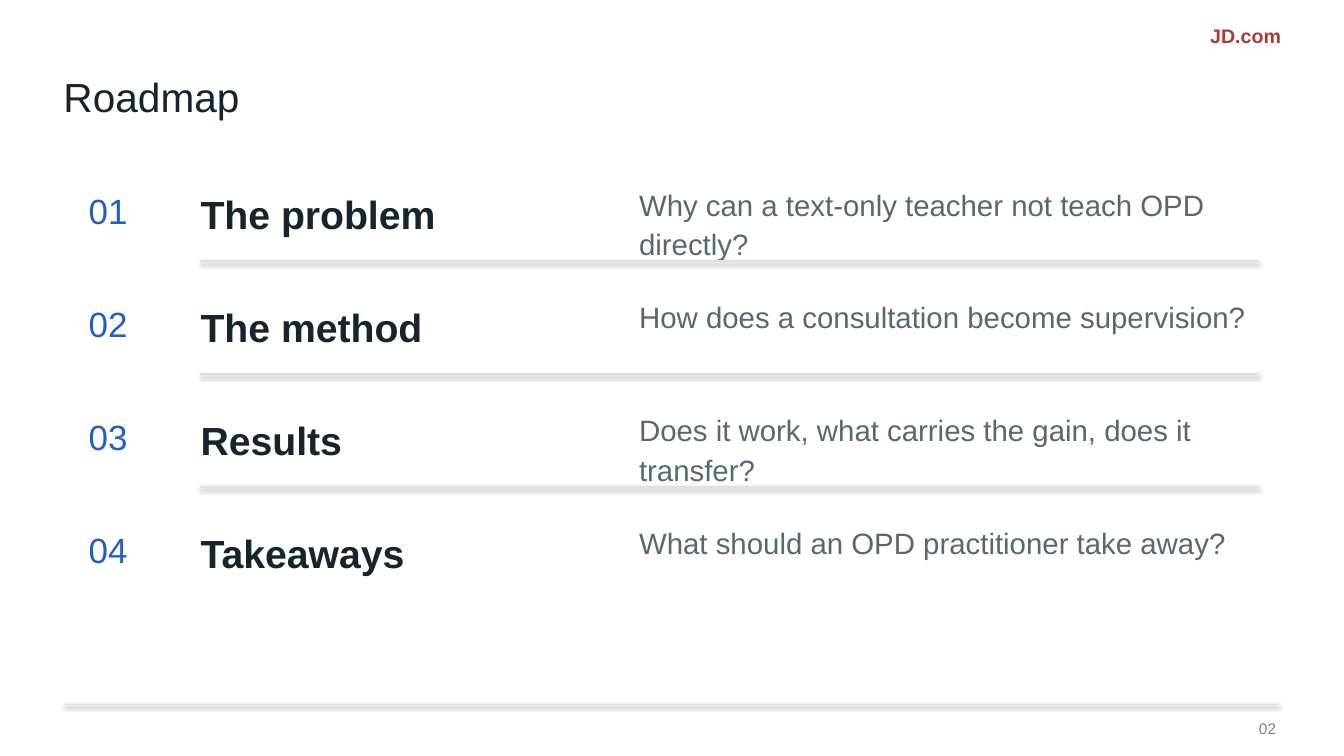
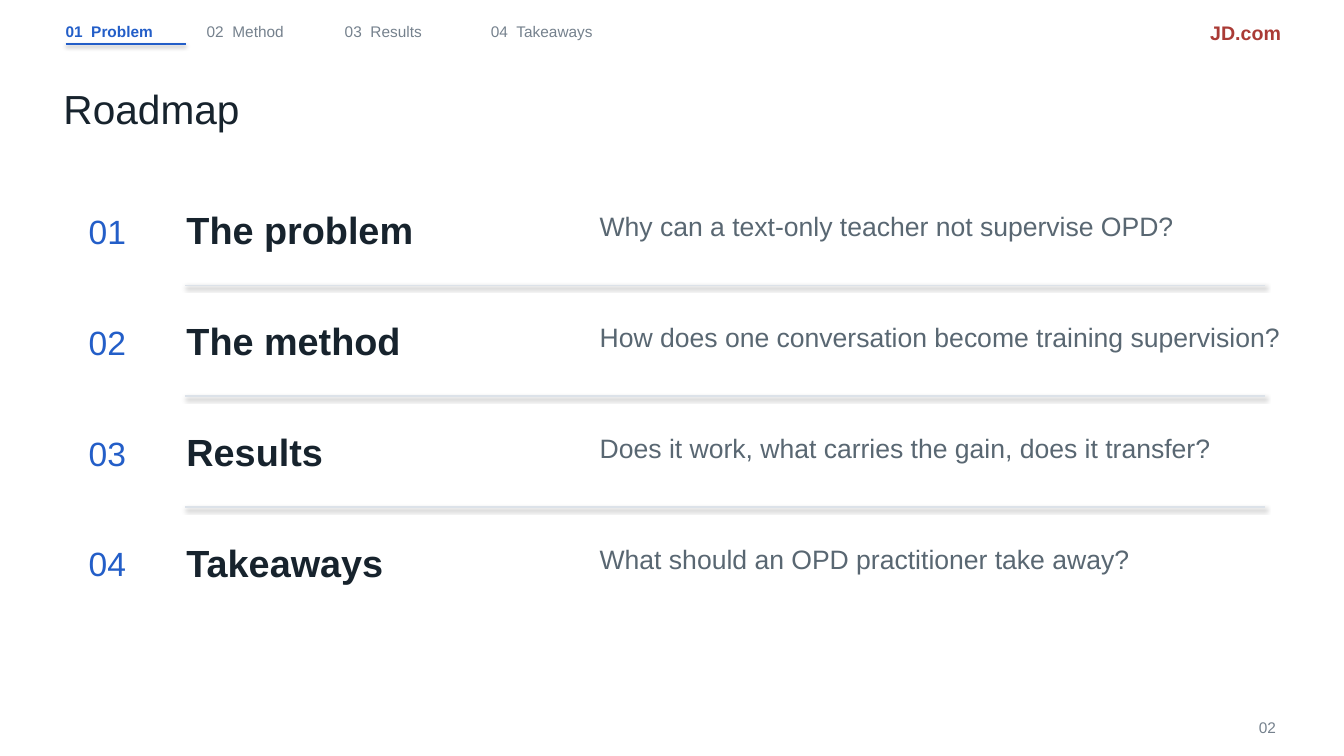
Before and after one commit to liruiluo/communicative-opsd, a slide deck: slide 2 of assets/slides/copd-slides.pptx. Drawn at 1344x756 pixels with LibreOffice and Linux fonts; fonts in the diff are those of the drawing. Boxes give left, top, right and bottom in pixels: in the first picture for what was removed or moved away, otherwise in the second. Text is boxed around its words. In the diff, an @@ line names an element or a change of style, - is before the commit and + after.

Commit message:
Restyle the deck: chapter nav, one claim per slide, no text overlaps

```diff
--- a/assets/slides/copd-slides.pptx
+++ b/assets/slides/copd-slides.pptx
@@ text added at [66, 26, 153, 37], 11 pt, text #235EC8, bold @@
+01 Problem
@@ text added at [207, 26, 283, 37], 11 pt, text #75818D @@
+02 Method
@@ text added at [345, 26, 421, 37], 11 pt, text #75818D @@
+03 Results
@@ text added at [491, 26, 592, 40], 11 pt, text #75818D @@
+04 Takeaways
@@ line added from (66, 44) to (187, 44), #235EC8 1.2 pt @@
@@ line spacing 1.12 to 1.1 in 3 elements at [1210, 26, 1281, 40], [1259, 722, 1276, 733], [63, 94, 239, 131] @@
@@ text "Roadmap": place and size @@
-text "Roadmap" at [63, 82, 239, 120]
+text "Roadmap" at [63, 94, 239, 131]
@@ size 25 to 24 pt; line spacing 1.12 to 1.1 in 4 elements at [89, 552, 126, 577], [89, 442, 126, 467], [89, 331, 126, 356], [89, 220, 126, 245] @@
@@ 3 texts: place and size @@
-3 texts at [89, 199, 128, 451]
+3 texts at [89, 220, 126, 467]
@@ size 28 to 27 pt; line spacing 1.12 to 1.1 in 4 elements at [186, 549, 383, 584], [186, 438, 322, 467], [186, 327, 400, 356], [186, 216, 413, 252] @@
@@ text "The problem": place and size @@
-text "The problem" at [201, 200, 435, 237]
+text "The problem" at [186, 216, 413, 252]
@@ text at [600, 216, 1173, 241]: text changed; size 21 to 19 pt @@
-Why can a text-only teacher not teach OPD directly?
+Why can a text-only teacher not supervise OPD?
@@ line moved from (200, 374) - (1258, 374) to (186, 285) - (1265, 285) @@
@@ text "The method": place and size @@
-text "The method" at [201, 313, 422, 343]
+text "The method" at [186, 327, 400, 356]
@@ text at [600, 327, 1280, 352]: text changed; size 21 to 19 pt @@
-How does a consultation become supervision?
+How does one conversation become training supervision?
@@ line moved from (200, 487) - (1258, 487) to (186, 396) - (1265, 396) @@
@@ text "Results": place and size @@
-text "Results" at [201, 426, 342, 456]
+text "Results" at [186, 438, 322, 467]
@@ text "Does it work, what carries ...": place and size @@
-text "Does it work, what carries ..." at [639, 419, 1191, 482]
+text "Does it work, what carries ..." at [600, 438, 1210, 463]
@@ text "Does it work, what carries ..." at [600, 438, 1210, 463]: size 21 to 19 pt; line spacing 1.12 to 1.1 @@
@@ line moved from (200, 261) - (1258, 261) to (186, 507) - (1265, 507) @@
@@ text "04": place and size @@
-text "04" at [89, 538, 128, 564]
+text "04" at [89, 552, 126, 577]
@@ text "Takeaways": place and size @@
-text "Takeaways" at [201, 539, 405, 576]
+text "Takeaways" at [186, 549, 383, 584]
@@ text "What should an OPD practitioner ..." at [600, 549, 1129, 574]: size 21 to 19 pt; line spacing 1.12 to 1.1 @@
@@ text "What should an OPD practitioner ...": place and size @@
-text "What should an OPD practitioner ..." at [639, 532, 1225, 560]
+text "What should an OPD practitioner ..." at [600, 549, 1129, 574]
@@ line removed from (65, 705) to (1278, 705) @@
```
Also in this commit, not shown: 13 other slides changed, 2 other files.
